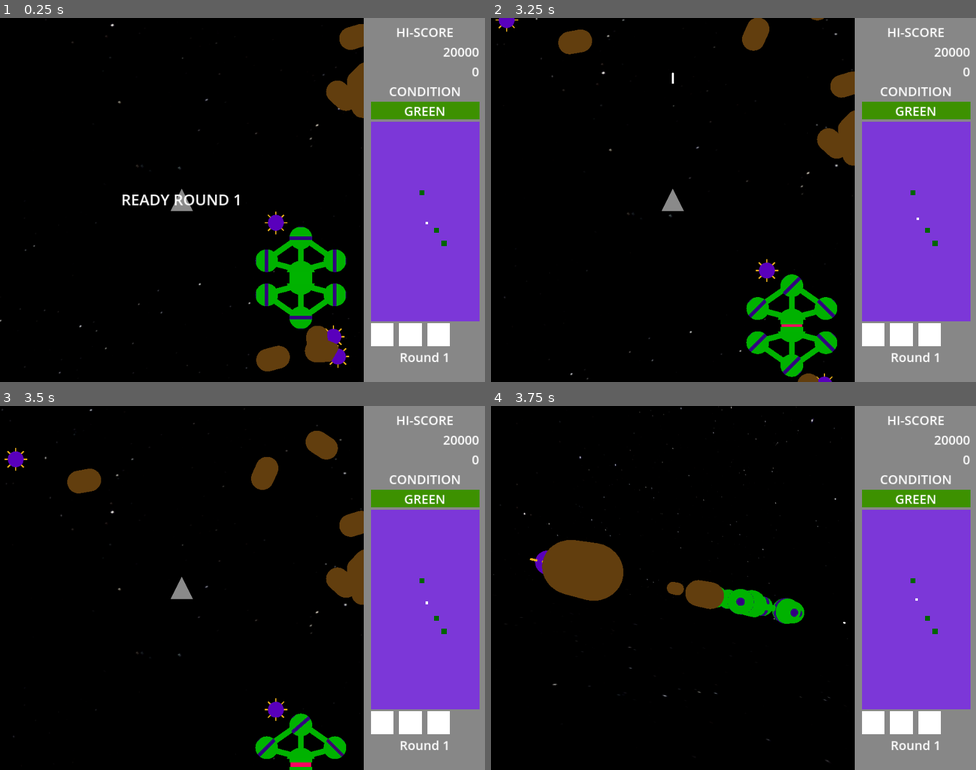
Above: before the commit, frames 1-4 (two rows, left to right).
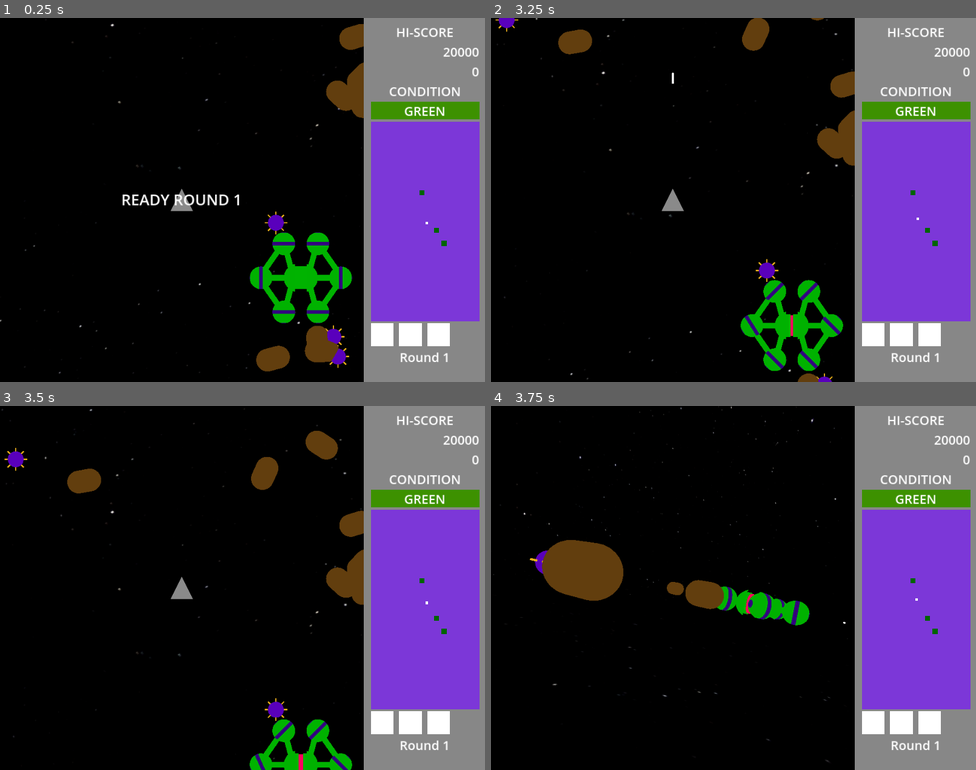
Above: after the commit, the same moments.

Repository: davis-trem/Bosconian3D
Game: Godot game, scene res://screens/game_play_screen.tscn
Same seed, same stepped clock (60 frames per second), same inputs: the game is played once before the commit and once after it.
Inputs:
- Up to frame 1 (0.25 s): no input
- Up to frame 2 (3.25 s): tap Enter (ui_accept) at 0.5, 0.77, 1.25, 1.52, 2, 2.75, 3.02 s; hold Right (ui_right) 0.53-1.28 s; hold Shift (toggle_camera) 0.53-1.28 s; hold Down (ui_down) 1.28-2.03 s; tap Shift (toggle_camera) at 1.35, 2.85 s; hold Right (ui_right) 2.03-2.78 s; hold Shift (toggle_camera) 2.03-2.78 s; hold Up (ui_up) from 2.78 s (still down)
- Up to frame 3 (3.5 s): keep holding Up (ui_up)
- Up to frame 4 (3.75 s): release Up (ui_up) at 3.53 s; hold Left (ui_left) from 3.53 s (still down); hold Shift (toggle_camera) from 3.53 s (still down)

The runs differ from the first frame. In frame 1, 2.9% of the frame differs, in the area x 51-73%, y 57-86%; in frame 2, 2.9%; in frame 3, 1.7%; in frame 4, 0.6%.

Commit message:
randomly rotate base

Diff:
--- a/client/scripts/enemy_base.gd
+++ b/client/scripts/enemy_base.gd
@@ -19,6 +19,9 @@
 
 
 func _ready():
+	if randi_range(0, 1) == 0:
+		rotation.y = PI / 2
+
 	core.has_died.connect(_die)
 
 	orbs = [orb, orb_2, orb_3, orb_4, orb_5, orb_6]
